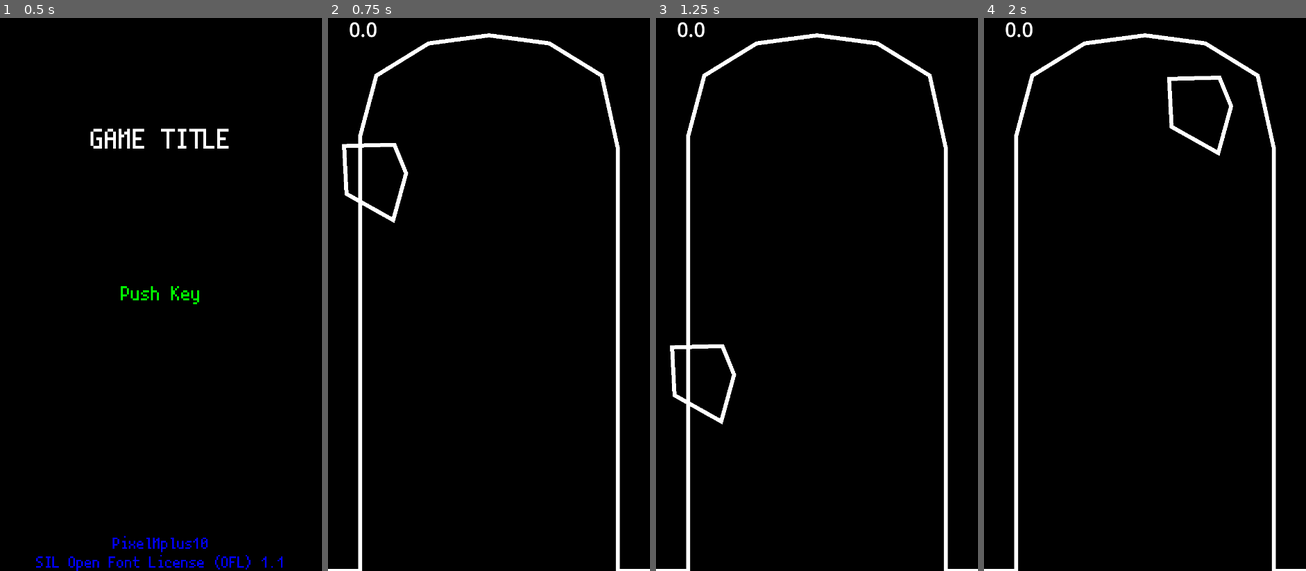
Above: before the commit, frames 1-4 (left to right).
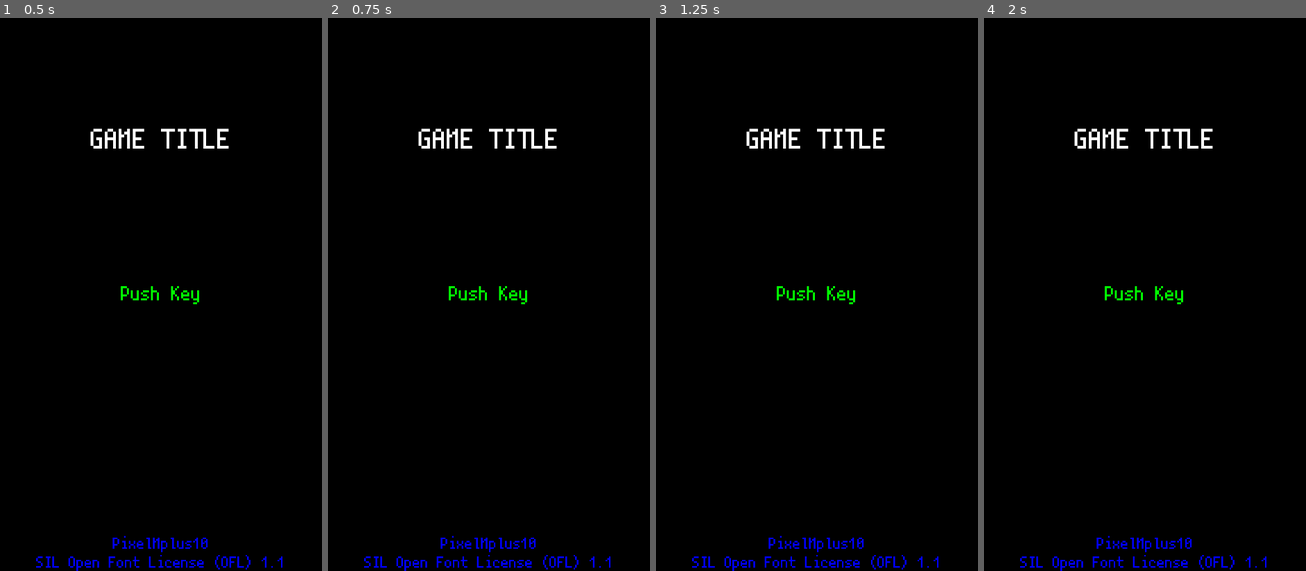
Above: after the commit, the same moments.

Repository: WOCae/L010
Game: Godot game, scene res://Scene/start_game.tscn
Two runs of this game, one before a commit and one after it. Both use one fixed random seed, a clock stepped at 60 frames per second and the inputs below.
Inputs (mouse positions are in pixels of both pictures, inside the frame that each line leads up to):
- Up to frame 1 (0.5 s): no input
- Up to frame 2 (0.75 s): tap Enter (ui_accept) at 0.5 s; move the mouse to (559, 266) at 0.52 s; hold Right (move_right) from 0.53 s (still down); click (559, 266) at 0.67 s
- Up to frame 3 (1.25 s): keep holding Right (move_right); tap Enter (ui_accept) at 0.77 s
- Up to frame 4 (2 s): move the mouse to (1022, 56) at 1.27 s; release Right (move_right) at 1.28 s; hold Down (move_down) from 1.28 s (still down); click (1022, 56) at 1.42 s; tap Enter (ui_accept) at 1.52 s

Frame 1 is identical in both runs. In frame 2, 5.6% of the frame differs, in the area x 0-100%, y 0-100%; in frame 3, 5.6%; in frame 4, 5.6%.

Commit message:
Update main.gd

Diff:
--- a/scripts/main.gd
+++ b/scripts/main.gd
@@ -6,7 +6,7 @@
 
 func _ready():
 	CommonE1.emCount = 0
-	Global.life = 3
+
 func _process(delta):
 	#print(delta)
 	#位置を調べる
@@ -19,6 +19,7 @@
 	lastPosi_X = $Player3.position.x
 	lastPosi_Y = $Player3.position.y
 	$HUD/time.text = "%7.1f" % timeCount #7は全文字数（.を含む）1は小数点以下数
+	$HUD/life.text =str(Global.life)
 	#カウント5以上で画面遷移
 	if timeCount >= 5:
 		get_tree().change_scene_to_file("res://Scene/end_game.tscn")
